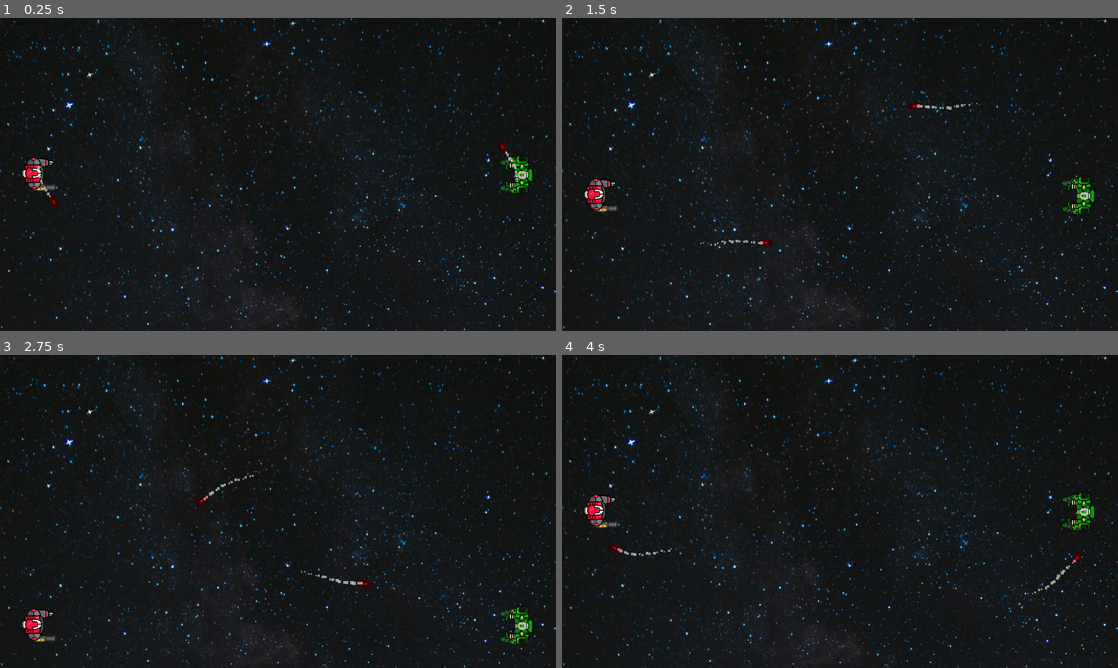
Above: before the commit, frames 1-4 (two rows, left to right).
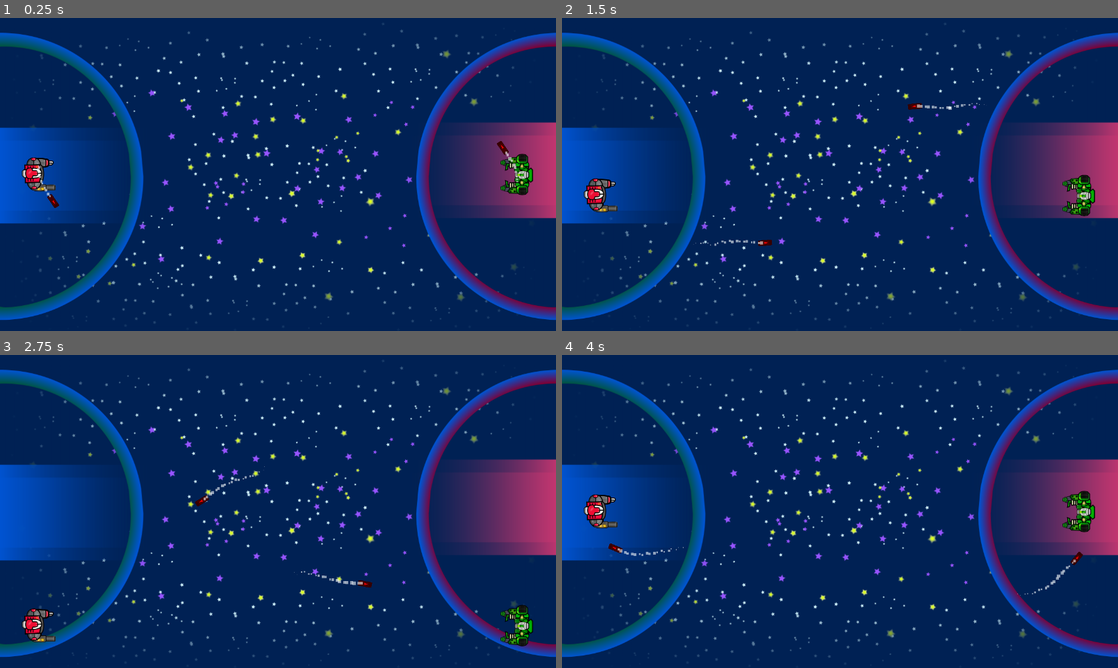
Above: after the commit, the same moments.

Repository: fivemoreminix/mechtoid
Game: Godot game, scene res://assets/scenes/Game.tscn
Two runs of this game, one before a commit and one after it. Both use one fixed random seed, a clock stepped at 60 frames per second and the inputs below. The engine's default icon, where the game draws it, is replaced by a stand-in: a white triangle on a blue panel in a dark square.
Inputs:
- Up to frame 1 (0.25 s): no input
- Up to frame 2 (1.5 s): hold D (right) 0.53-1.28 s; tap Space (shield) at 0.6, 1.35 s; hold S (down) from 1.28 s (still down)
- Up to frame 3 (2.75 s): release S (down) at 2.03 s; hold D (right) from 2.03 s (still down); tap Space (shield) at 2.1 s
- Up to frame 4 (4 s): release D (right) at 2.78 s; hold W (up) 2.78-3.53 s; tap Space (shield) at 2.85, 3.6 s; hold A (left) from 3.53 s (still down)

The runs differ from the first frame. In frame 1, 99% of the frame differs, in the area x 0-100%, y 0-100%; in frame 2, 99%; in frame 3, 99%; in frame 4, 99%.

Commit message:
Attractive shield sprites

Diff:
--- a/assets/scenes/Game.tscn
+++ b/assets/scenes/Game.tscn
@@ -2,7 +2,7 @@
 
 [ext_resource path="res://assets/scenes/Player.tscn" type="PackedScene" id=1]
 [ext_resource path="res://assets/scripts/boundary.gd" type="Script" id=2]
-[ext_resource path="res://assets/graphics/backgrounds/ivana-cajina-asuyh-_ZX54-unsplash.jpg" type="Texture" id=3]
+[ext_resource path="res://assets/graphics/backgrounds/BG.png" type="Texture" id=3]
 
 [sub_resource type="RectangleShape2D" id=1]
 extents = Vector2( 46, 739.09 )
@@ -10,12 +10,9 @@
 [node name="Game" type="Node2D"]
 
 [node name="Background" type="Sprite" parent="."]
-scale = Vector2( 0.5, 0.5 )
+scale = Vector2( 1.00435, 1.00435 )
 texture = ExtResource( 3 )
 centered = false
-__meta__ = {
-"_edit_lock_": true
-}
 
 [node name="LeftPlayer" parent="." instance=ExtResource( 1 )]
 position = Vector2( 90, 360 )
--- a/assets/scenes/Player.tscn
+++ b/assets/scenes/Player.tscn
@@ -13,7 +13,7 @@
 shader = ExtResource( 5 )
 
 [sub_resource type="RectangleShape2D" id=3]
-extents = Vector2( 12.3623, 46.75 )
+extents = Vector2( 16.8821, 42.2936 )
 
 [node name="Player" type="Area2D" groups=[
 "player",
@@ -40,11 +40,12 @@
 [node name="ShieldSprite" type="Sprite" parent="Shield"]
 modulate = Color( 0.156863, 0.309804, 1, 1 )
 material = SubResource( 2 )
-scale = Vector2( 0.75, 0.75 )
+position = Vector2( 13.0011, 0 )
+scale = Vector2( 0.2, 0.2 )
 texture = ExtResource( 3 )
 
 [node name="CollisionShape2D" type="CollisionShape2D" parent="Shield"]
-position = Vector2( 1.38775, 0 )
+position = Vector2( 3.39001, 0 )
 shape = SubResource( 3 )
 [connection signal="area_entered" from="." to="." method="_on_area_entered"]
 [connection signal="area_exited" from="." to="." method="_on_Player_area_exited"]
--- a/assets/shaders/shield.shader
+++ b/assets/shaders/shield.shader
@@ -5,4 +5,6 @@
 	if (p.a <= 0.0) discard;
 	float s = sin(TIME + UV.x / UV.y);
 	COLOR = mix(vec4(s), p * MODULATE, 0.5);
+//	vec3 s = vec3(sin(TIME + UV.x / UV.y));
+//	COLOR = mix(vec4(s, 0.0), p * MODULATE, 0.5);
 }
Binary file added: assets/graphics/backgrounds/BG.png
Not shown, added: assets/graphics/backgrounds/BG.png.import
Binary file changed: assets/graphics/shield.png
